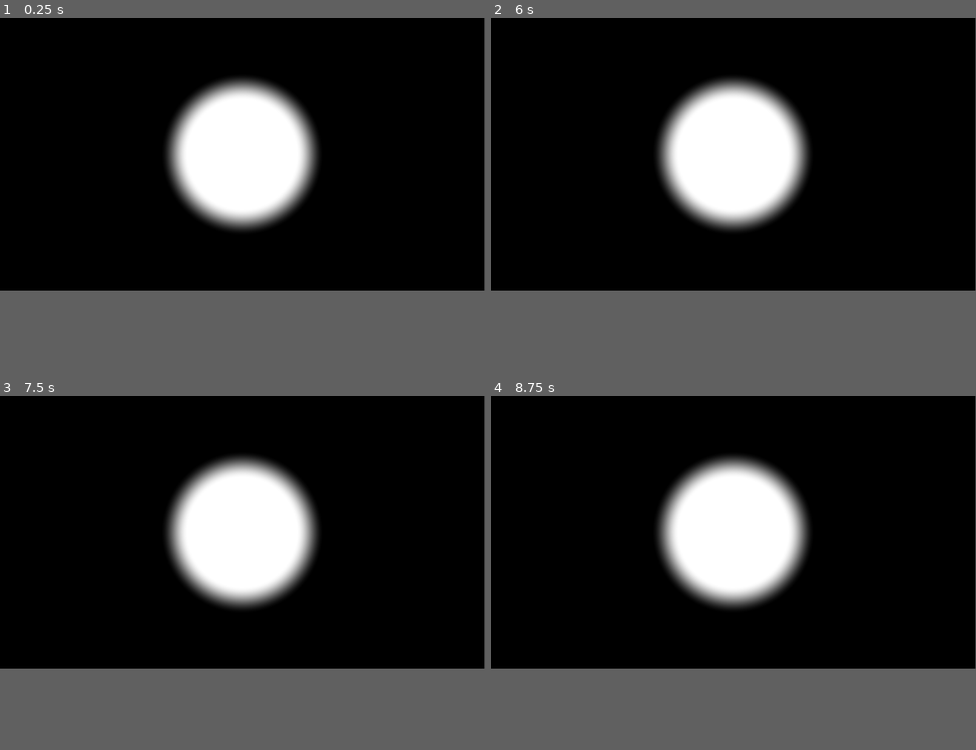
Above: before the commit, frames 1-4 (two rows, left to right).
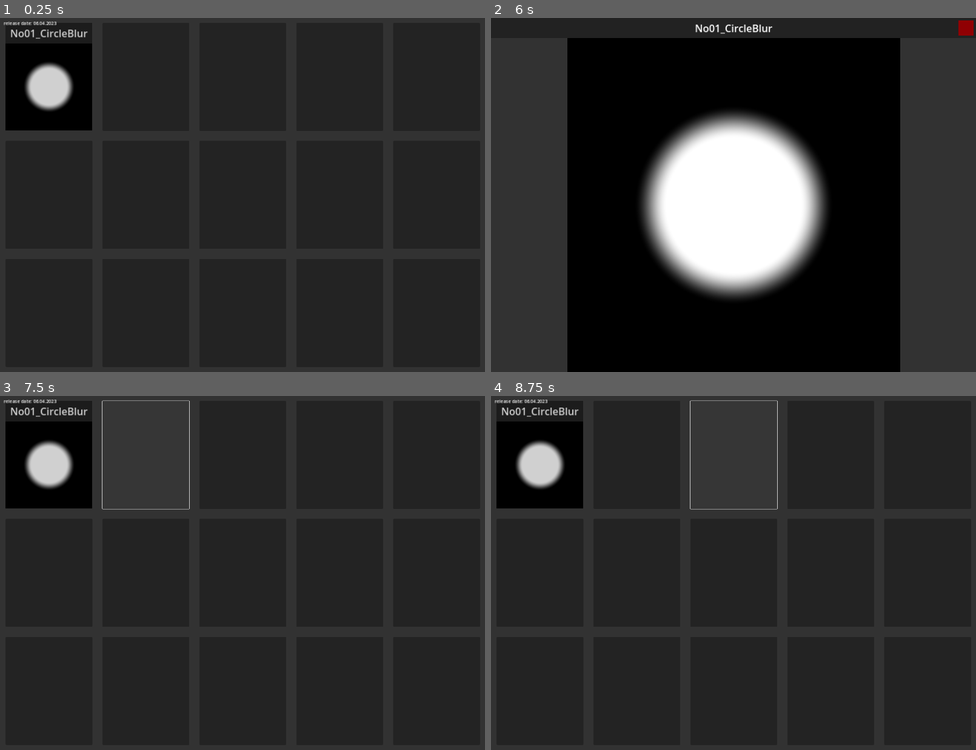
Above: after the commit, the same moments.

Repository: TechnoLukas/Godot4-Shaders
Game: Godot game, scene res://main.tscn
Two runs of this game, one before a commit and one after it. Both use one fixed random seed, a clock stepped at 60 frames per second and the inputs below.
Inputs (mouse positions are in pixels of both pictures, inside the frame that each line leads up to):
- Up to frame 1 (0.25 s): no input
- Up to frame 2 (6 s): click (539, 64) at 0.52 s; click (966, 25) at 1.27 s; click (636, 64) at 2.02 s; click (733, 64) at 2.77 s; click (830, 64) at 3.52 s; click (927, 64) at 4.27 s; click (539, 152) at 5.02 s; click (539, 64) at 5.77 s
- Up to frame 3 (7.5 s): click (475, 403) at 6.52 s; click (145, 442) at 7.27 s
- Up to frame 4 (8.75 s): click (733, 442) at 8.02 s
In our replay, the window is 799x449 before the commit and 800x583 after it. These sizes can differ from the game's own. Grey fills any space a smaller window leaves; there, only what the larger window draws over its background counts as a difference.

The runs differ from the first frame. In frame 1, 72% of the frame differs, in the area x 0-100%, y 0-78%; in frame 2, 50%; in frame 3, 72%; in frame 4, 72%.

Commit message:
Add scene switcher.

Diff:
--- /dev/null
+++ b/No01_CircleBlur.tscn
@@ -0,0 +1,77 @@
+[gd_scene load_steps=5 format=3 uid="uid://c1528p12jaaw1"]
+
+[ext_resource type="Script" path="res://changescene.gd" id="1_3bpq8"]
+[ext_resource type="Shader" path="res://shaders/shader.gdshader" id="1_iss6j"]
+
+[sub_resource type="StyleBoxFlat" id="StyleBoxFlat_eg16j"]
+bg_color = Color(0.564706, 0, 0.0117647, 1)
+
+[sub_resource type="ShaderMaterial" id="ShaderMaterial_x8c81"]
+shader = ExtResource("1_iss6j")
+
+[node name="Control" type="Control"]
+layout_mode = 3
+anchors_preset = 15
+anchor_right = 1.0
+anchor_bottom = 1.0
+grow_horizontal = 2
+grow_vertical = 2
+
+[node name="ColorRect" type="ColorRect" parent="."]
+layout_mode = 1
+anchors_preset = 15
+anchor_right = 1.0
+anchor_bottom = 1.0
+grow_horizontal = 2
+grow_vertical = 2
+color = Color(0.196078, 0.196078, 0.196078, 1)
+
+[node name="titlebar" type="ColorRect" parent="ColorRect"]
+layout_mode = 1
+anchors_preset = 10
+anchor_right = 1.0
+offset_bottom = 80.0
+grow_horizontal = 2
+color = Color(0.133333, 0.133333, 0.133333, 1)
+
+[node name="title" type="Label" parent="ColorRect/titlebar"]
+layout_mode = 1
+anchors_preset = 15
+anchor_right = 1.0
+anchor_bottom = 1.0
+grow_horizontal = 2
+grow_vertical = 2
+theme_override_font_sizes/font_size = 40
+text = "No01_CircleBlur"
+horizontal_alignment = 1
+vertical_alignment = 1
+
+[node name="ColorRect" type="Button" parent="ColorRect/titlebar"]
+layout_mode = 1
+anchors_preset = -1
+anchor_left = 1.0
+anchor_top = 0.5
+anchor_right = 1.0
+anchor_bottom = 0.5
+offset_left = -70.0
+offset_top = -30.0
+offset_right = -10.0
+offset_bottom = 30.0
+grow_horizontal = 0
+grow_vertical = 2
+theme_override_styles/normal = SubResource("StyleBoxFlat_eg16j")
+script = ExtResource("1_3bpq8")
+scene = "res://main.tscn"
+
+[node name="ColorRect" type="ColorRect" parent="ColorRect"]
+material = SubResource("ShaderMaterial_x8c81")
+layout_mode = 1
+anchors_preset = 10
+anchor_right = 1.0
+offset_left = 300.0
+offset_top = 80.0
+offset_right = -300.0
+offset_bottom = 1400.0
+grow_horizontal = 2
+
+[connection signal="pressed" from="ColorRect/titlebar/ColorRect" to="ColorRect/titlebar/ColorRect" method="_on_pressed"]
--- /dev/null
+++ b/changescene.gd
@@ -0,0 +1,9 @@
+extends Button
+
+@export var scene = ""
+
+func _ready():
+	pass # Replace with function body.
+
+func _on_pressed():
+	get_tree().change_scene_to_file(scene)
--- a/main.tscn
+++ b/main.tscn
@@ -1,11 +1,27 @@
-[gd_scene load_steps=3 format=3 uid="uid://c1528p12jaaw1"]
+[gd_scene load_steps=10 format=3 uid="uid://cvjcdr57r7qbg"]
 
+[ext_resource type="Script" path="res://changescene.gd" id="1_fjke5"]
 [ext_resource type="Shader" path="res://shaders/shader.gdshader" id="1_iss6j"]
 
-[sub_resource type="ShaderMaterial" id="ShaderMaterial_rmidt"]
+[sub_resource type="Theme" id="Theme_bhqtq"]
+
+[sub_resource type="CanvasItemMaterial" id="CanvasItemMaterial_6t0se"]
+
+[sub_resource type="ShaderMaterial" id="ShaderMaterial_c5uym"]
 shader = ExtResource("1_iss6j")
 
-[node name="Control" type="Control"]
+[sub_resource type="StyleBoxFlat" id="StyleBoxFlat_vjlwb"]
+bg_color = Color(0, 0, 0, 0.184314)
+
+[sub_resource type="ShaderMaterial" id="ShaderMaterial_i73js"]
+shader = ExtResource("1_iss6j")
+
+[sub_resource type="CanvasTexture" id="CanvasTexture_qkgb5"]
+
+[sub_resource type="Theme" id="Theme_bnp8s"]
+Label/font_sizes/font_size = 18
+
+[node name="main" type="Control"]
 layout_mode = 3
 anchors_preset = 15
 anchor_right = 1.0
@@ -14,10 +30,163 @@
 grow_vertical = 2
 
 [node name="ColorRect" type="ColorRect" parent="."]
-material = SubResource("ShaderMaterial_rmidt")
 layout_mode = 1
 anchors_preset = 15
 anchor_right = 1.0
 anchor_bottom = 1.0
 grow_horizontal = 2
 grow_vertical = 2
+theme = SubResource("Theme_bhqtq")
+color = Color(0.196078, 0.196078, 0.196078, 1)
+
+[node name="VBoxContainer" type="VBoxContainer" parent="ColorRect"]
+layout_mode = 1
+anchors_preset = -1
+anchor_right = 1.0
+anchor_bottom = 1.0
+offset_left = 20.0
+offset_top = 20.0
+offset_right = -20.0
+offset_bottom = -20.0
+grow_horizontal = 2
+grow_vertical = 2
+theme_override_constants/separation = 40
+
+[node name="HBoxContainer" type="HBoxContainer" parent="ColorRect/VBoxContainer"]
+y_sort_enabled = true
+layout_mode = 2
+size_flags_vertical = 3
+theme_override_constants/separation = 40
+
+[node name="button1" type="ColorRect" parent="ColorRect/VBoxContainer/HBoxContainer"]
+material = SubResource("CanvasItemMaterial_6t0se")
+layout_mode = 2
+size_flags_horizontal = 3
+color = Color(0.196078, 0.196078, 0.196078, 1)
+
+[node name="titlebar" type="ColorRect" parent="ColorRect/VBoxContainer/HBoxContainer/button1"]
+layout_mode = 1
+anchors_preset = 10
+anchor_right = 1.0
+offset_bottom = 80.0
+grow_horizontal = 2
+color = Color(0.133333, 0.133333, 0.133333, 1)
+
+[node name="title" type="Label" parent="ColorRect/VBoxContainer/HBoxContainer/button1/titlebar"]
+layout_mode = 1
+anchors_preset = 15
+anchor_right = 1.0
+anchor_bottom = 1.0
+grow_horizontal = 2
+grow_vertical = 2
+theme_override_font_sizes/font_size = 40
+text = "No01_CircleBlur"
+horizontal_alignment = 1
+vertical_alignment = 1
+
+[node name="ColorRect" type="ColorRect" parent="ColorRect/VBoxContainer/HBoxContainer/button1"]
+material = SubResource("ShaderMaterial_c5uym")
+layout_mode = 1
+anchors_preset = 10
+anchor_right = 1.0
+offset_top = 80.0
+offset_bottom = 424.0
+grow_horizontal = 2
+
+[node name="button" type="Button" parent="ColorRect/VBoxContainer/HBoxContainer/button1"]
+layout_mode = 1
+anchors_preset = 15
+anchor_right = 1.0
+anchor_bottom = 1.0
+grow_horizontal = 2
+grow_vertical = 2
+theme_override_styles/normal = SubResource("StyleBoxFlat_vjlwb")
+script = ExtResource("1_fjke5")
+scene = "res://No01_CircleBlur.tscn"
+
+[node name="Sprite2D" type="Sprite2D" parent="ColorRect/VBoxContainer/HBoxContainer/button1"]
+visible = false
+material = SubResource("ShaderMaterial_i73js")
+position = Vector2(170.625, 192.625)
+scale = Vector2(294.75, 198.75)
+texture = SubResource("CanvasTexture_qkgb5")
+
+[node name="button2" type="Button" parent="ColorRect/VBoxContainer/HBoxContainer"]
+layout_mode = 2
+size_flags_horizontal = 3
+
+[node name="button3" type="Button" parent="ColorRect/VBoxContainer/HBoxContainer"]
+layout_mode = 2
+size_flags_horizontal = 3
+
+[node name="button4" type="Button" parent="ColorRect/VBoxContainer/HBoxContainer"]
+layout_mode = 2
+size_flags_horizontal = 3
+
+[node name="button5" type="Button" parent="ColorRect/VBoxContainer/HBoxContainer"]
+layout_mode = 2
+size_flags_horizontal = 3
+
+[node name="HBoxContainer2" type="HBoxContainer" parent="ColorRect/VBoxContainer"]
+y_sort_enabled = true
+layout_mode = 2
+size_flags_vertical = 3
+theme_override_constants/separation = 40
+
+[node name="button1" type="Button" parent="ColorRect/VBoxContainer/HBoxContainer2"]
+layout_mode = 2
+size_flags_horizontal = 3
+
+[node name="button2" type="Button" parent="ColorRect/VBoxContainer/HBoxContainer2"]
+layout_mode = 2
+size_flags_horizontal = 3
+
+[node name="button3" type="Button" parent="ColorRect/VBoxContainer/HBoxContainer2"]
+layout_mode = 2
+size_flags_horizontal = 3
+
+[node name="button4" type="Button" parent="ColorRect/VBoxContainer/HBoxContainer2"]
+layout_mode = 2
+size_flags_horizontal = 3
+
+[node name="button5" type="Button" parent="ColorRect/VBoxContainer/HBoxContainer2"]
+layout_mode = 2
+size_flags_horizontal = 3
+
+[node name="HBoxContainer3" type="HBoxContainer" parent="ColorRect/VBoxContainer"]
+y_sort_enabled = true
+layout_mode = 2
+size_flags_vertical = 3
+theme_override_constants/separation = 40
+
+[node name="button1" type="Button" parent="ColorRect/VBoxContainer/HBoxContainer3"]
+layout_mode = 2
+size_flags_horizontal = 3
+
+[node name="button2" type="Button" parent="ColorRect/VBoxContainer/HBoxContainer3"]
+layout_mode = 2
+size_flags_horizontal = 3
+
+[node name="button3" type="Button" parent="ColorRect/VBoxContainer/HBoxContainer3"]
+layout_mode = 2
+size_flags_horizontal = 3
+
+[node name="button4" type="Button" parent="ColorRect/VBoxContainer/HBoxContainer3"]
+layout_mode = 2
+size_flags_horizontal = 3
+
+[node name="button5" type="Button" parent="ColorRect/VBoxContainer/HBoxContainer3"]
+layout_mode = 2
+size_flags_horizontal = 3
+
+[node name="Label" type="Label" parent="."]
+layout_mode = 2
+offset_left = 12.0
+offset_top = 7.0
+offset_right = 221.0
+offset_bottom = 36.0
+size_flags_horizontal = 4
+theme = SubResource("Theme_bnp8s")
+text = "release date: 06.04.2023"
+
+[connection signal="pressed" from="ColorRect/VBoxContainer/HBoxContainer/button1/button" to="ColorRect/VBoxContainer/HBoxContainer/button1/button" method="_on_pressed"]
--- a/project.godot
+++ b/project.godot
@@ -15,6 +15,13 @@
 config/features=PackedStringArray("4.0", "GL Compatibility")
 config/icon="res://icon.svg"
 
+[display]
+
+window/size/viewport_width=1920
+window/size/viewport_height=1400
+window/size/resizable=false
+window/stretch/mode="canvas_items"
+
 [rendering]
 
 renderer/rendering_method="gl_compatibility"
--- a/shaders/shader.gdshader
+++ b/shaders/shader.gdshader
@@ -6,11 +6,23 @@
 shader_type canvas_item;
 
 void fragment() {
-	vec2 uv = FRAGCOORD.xy.xy/(1.0/SCREEN_PIXEL_SIZE).xy;
-	uv -=.5;
-	uv.x *= (1.0/SCREEN_PIXEL_SIZE).x/(1.0/SCREEN_PIXEL_SIZE).y;
+	/*
+	if (UV.x > 0.1)
+		COLOR=vec4(vec3(1,1,1),1.);
+	else
+		COLOR=vec4(vec3(0,0,0),1.);*/
+
+
+	//vec4 pixel_color = texture(TEXTURE, UV);
+	//vec2 uv = FRAGCOORD.xy.xy/(1.0/SCREEN_PIXEL_SIZE).xy;
+	//uv -=.5;
+	//uv.x *= (1.0/SCREEN_PIXEL_SIZE).x/(1.0/SCREEN_PIXEL_SIZE).y;
+	vec2 uv = UV;
+	uv.y=uv.y-0.5;
+	uv.x=uv.x-0.5;
 	float d  = length(uv);
 	float r = .3;
 	float c = smoothstep(r,r-.1,d);
 	COLOR=vec4(vec3(c),1.);
+
 }
Not shown, added: images/No01_CircleBlur.png.import
Binary file added: images/SceneSwitcher.png
Not shown, added: images/SceneSwitcher.png.import
Not shown, added: Godot4Shaders.audio.worklet.js
Not shown, added: Godot4Shaders.console.exe
Not shown, added: Godot4Shaders.exe
Not shown, added: Godot4Shaders.html
Not shown, added: Godot4Shaders.js
Not shown, added: Godot4Shaders.pck
Not shown, added: Godot4Shaders.wasm
Not shown, added: Godot4Shaders.worker.js
Not shown, changed: README.md
